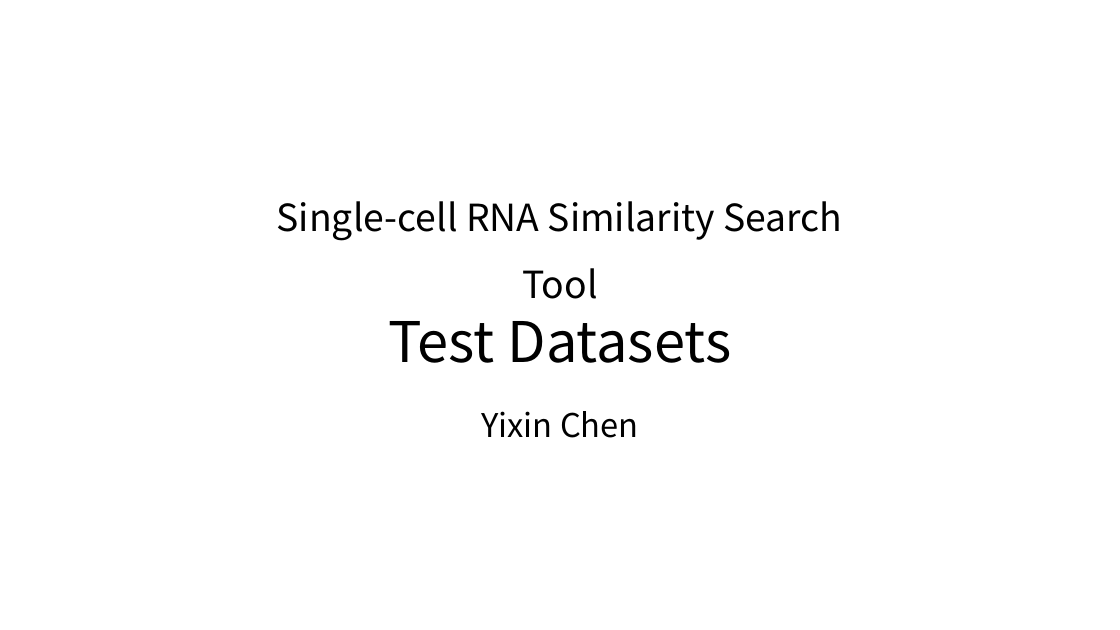
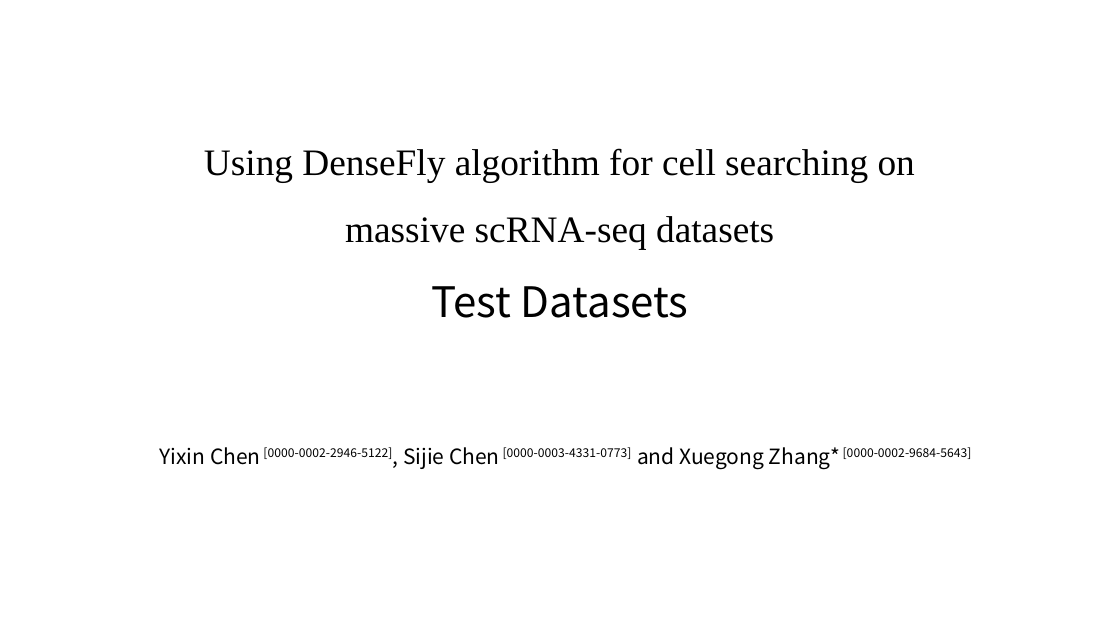
Before and after one commit to cyxss/densefly_on_scRNA, a slide deck: slide 1 of data_generator/Data_Explanation.pptx. Drawn at 1120x630 pixels with LibreOffice and Linux fonts; fonts in the diff are those of the drawing. Boxes give left, top, right and bottom in pixels: in the first picture for what was removed or moved away, otherwise in the second. Text is boxed around its words. In the diff, an @@ line names an element or a change of style, - is before the commit and + after.

```diff
--- a/data_generator/Data_Explanation.pptx
+++ b/data_generator/Data_Explanation.pptx
@@ text "Using DenseFly algorithm for cell ...": place and size @@
-text "Using DenseFly algorithm for cell ..." at bbox=[277, 201, 842, 363]
+text "Using DenseFly algorithm for cell ..." at bbox=[204, 148, 915, 318]
@@ text at bbox=[204, 148, 915, 249]: text changed; font Noto Sans CJK SC to Times New Roman @@
-Single-cell RNA Similarity Search Tool
+Using DenseFly algorithm for cell searching on massive scRNA-seq datasets
@@ text at bbox=[431, 286, 689, 318]: size 48 to 36 pt in "Test Datasets"; line spacing 1 to 1.5 @@
@@ text at bbox=[159, 447, 972, 469]: text changed; size 28 to 18 pt @@
-Yixin Chen
+Yixin Chen [0000-0002-2946-5122], Sijie Chen [0000-0003-4331-0773] and Xuegong Zhang* [0000-0002-9684-5643]
```
Also in this commit, not shown: 3 other slides changed, 3 other files.
